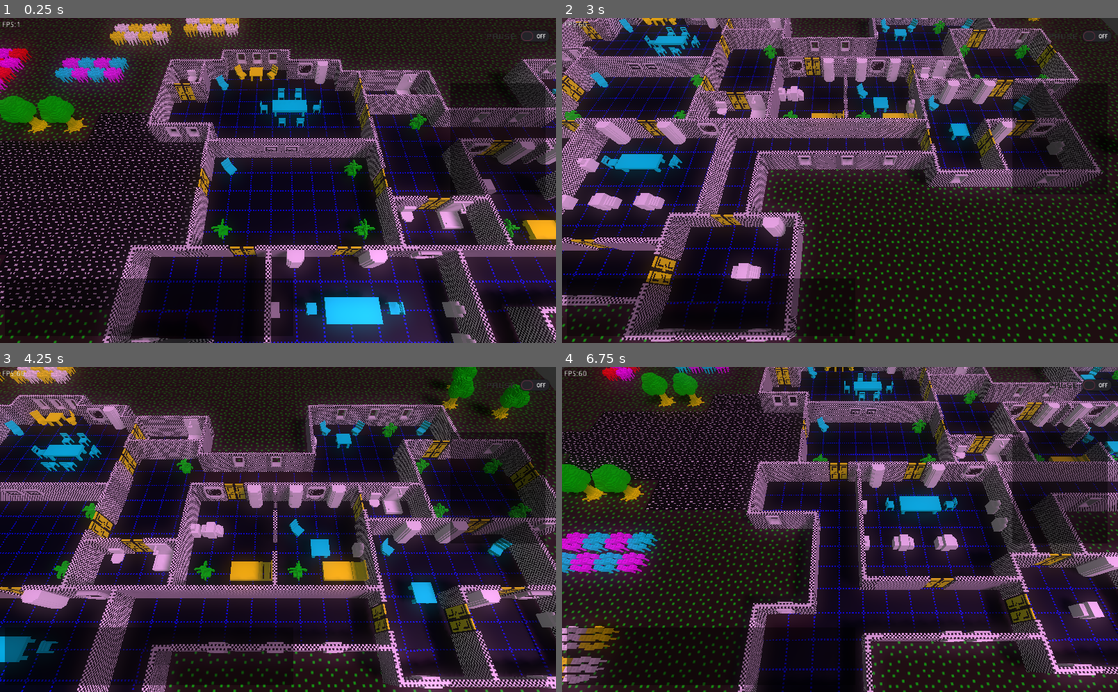
Above: before the commit, frames 1-4 (two rows, left to right).
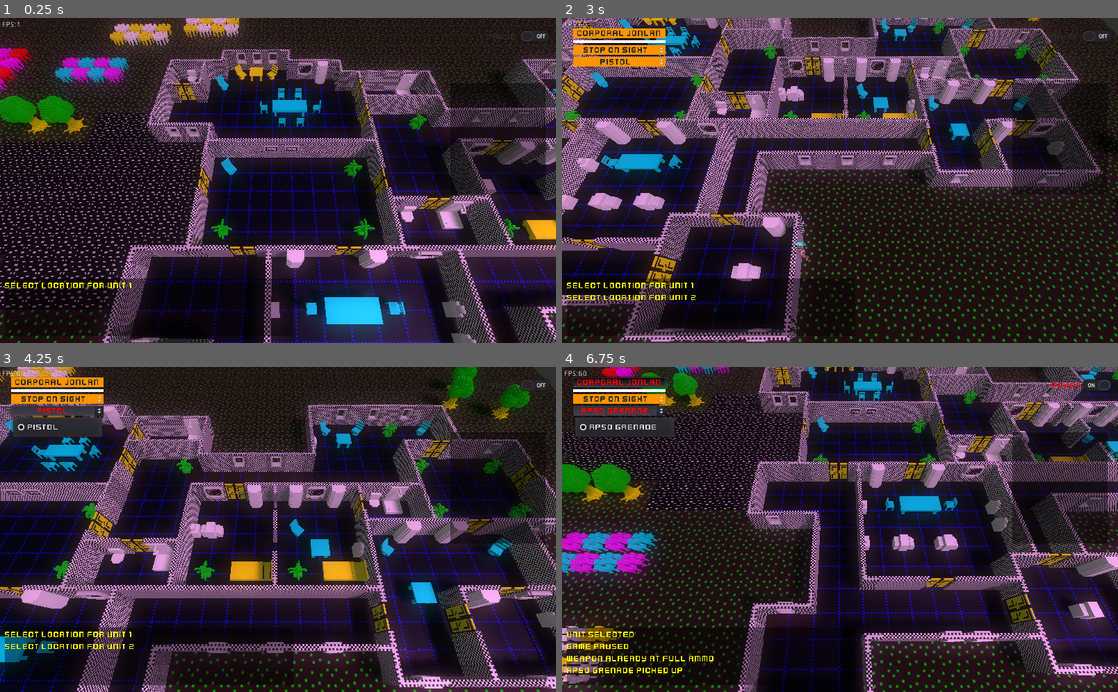
Above: after the commit, the same moments.

Repository: SteveSmith16384/LaserFodder
Game: Godot game, scene res://Main.tscn
The game is run twice, just before and just after one commit, with the same random seed, the same clock (stepped at 60 frames per second) and the same inputs.
Inputs (mouse positions are in pixels of both pictures, inside the frame that each line leads up to):
- Up to frame 1 (0.25 s): no input
- Up to frame 2 (3 s): move the mouse to (962, 164) at 0.52 s; hold D (right) 0.53-1.28 s; tap E (drop) at 0.6, 1.55, 2.1 s; click (962, 164) at 0.67 s; tap Q (pickup) at 0.8, 1.35, 2.3, 2.85 s; move the mouse to (728, 196) at 1.27 s; hold S (down) 1.28-2.03 s; move the mouse to (895, 109) at 2.02 s; hold D (right) 2.03-2.78 s; move the mouse to (812, 245) at 2.77 s; hold W (up) from 2.78 s (still down); click (812, 245) at 2.92 s
- Up to frame 3 (4.25 s): tap E (drop) at 3.05 s; release W (up) at 3.5 s; click (55, 412) at 3.5 s, where only the run after the commit has a clickable "Pistol"
- Up to frame 4 (6.75 s): move the mouse to (1006, 578) at 4.27 s; hold A (left) 4.28-5.78 s; tap 1 (unit_1) at 4.35 s; tap Q (pickup) at 4.55, 6.05 s; tap P (pause) at 4.9 s; move the mouse to (673, 480) at 5.02 s; tap 2 (unit_2) at 5.1 s; tap E (drop) at 5.3 s; tap R (reload) at 5.65 s; move the mouse to (867, 529) at 5.77 s; hold S (down) 5.78-6.5 s; tap 3 (unit_3) at 5.85 s; click (867, 529) at 5.92 s; click (617, 412) at 6.5 s, where only the run after the commit has a clickable "AP50 Grenade"

The runs differ from the first frame. In frame 1, 0.2% of the frame differs, in the area x 0-24%, y 81-84%; in frame 2, 1.9%; in frame 3, 2.4%; in frame 4, 3.1%, in the area x 0-99%, y 2-95%.
Error before the commit: Parse Error: The method "_pickup" isn't declared in the current class. (res://GameScene.gd:43)
Error after the commit: Invalid call. Nonexistent function 'get_node' in base 'Nil'. (res://GameScene.gd:287)

Commit message:
Refactored pickup and drop

Diff:
--- /dev/null
+++ b/src/Ap50GrenadeOnFloor.tscn
@@ -0,0 +1,23 @@
+[gd_scene load_steps=6 format=2]
+
+[ext_resource path="res://GrenadeMesh.tscn" type="PackedScene" id=1]
+[ext_resource path="res://components/CanBeSelected.tscn" type="PackedScene" id=2]
+[ext_resource path="res://components/CanBePickedUp.tscn" type="PackedScene" id=3]
+[ext_resource path="res://components/OnlyVisibleWhenInView.tscn" type="PackedScene" id=4]
+[ext_resource path="res://components/IsItem.tscn" type="PackedScene" id=5]
+
+[node name="Ap50GrenadeOnFloor" type="Spatial"]
+
+[node name="CanBePickedUp" parent="." instance=ExtResource( 3 )]
+equipment_type = 3
+
+[node name="GrenadeMesh" parent="." instance=ExtResource( 1 )]
+transform = Transform( 1, 0, 0, 0, 1, 0, 0, 0, 1, 0, 0.145121, 0 )
+
+[node name="CanBeSelected" parent="." instance=ExtResource( 2 )]
+
+[node name="OnlyVisibleWhenInView" parent="." instance=ExtResource( 4 )]
+
+[node name="IsItem" parent="." instance=ExtResource( 5 )]
+equipment_type = 3
+one_off_shot = true
--- a/src/CarriedAP100Grenade.tscn
+++ b/src/CarriedAP100Grenade.tscn
@@ -6,7 +6,7 @@
 [node name="CarriedAP100Grenade" type="Node"]
 
 [node name="IsItem" parent="." instance=ExtResource( 1 )]
-item_name = "Grenade"
+equipment_type = 4
 one_off_shot = true
 
 [node name="IsGrenade" parent="." instance=ExtResource( 2 )]
--- a/src/CarriedAP25Grenade.tscn
+++ b/src/CarriedAP25Grenade.tscn
@@ -6,7 +6,7 @@
 [node name="CarriedAP25Grenade" type="Node"]
 
 [node name="IsItem" parent="." instance=ExtResource( 1 )]
-item_name = "Grenade"
+equipment_type = 2
 one_off_shot = true
 
 [node name="IsGrenade" parent="." instance=ExtResource( 2 )]
--- a/src/CarriedAP50Grenade.tscn
+++ b/src/CarriedAP50Grenade.tscn
@@ -6,7 +6,7 @@
 [node name="CarriedAP50Grenade" type="Node"]
 
 [node name="IsItem" parent="." instance=ExtResource( 1 )]
-item_name = "Grenade"
+equipment_type = 3
 one_off_shot = true
 
 [node name="IsGrenade" parent="." instance=ExtResource( 2 )]
--- a/src/CarriedAutogun.tscn
+++ b/src/CarriedAutogun.tscn
@@ -12,4 +12,4 @@
 bullet_class = ExtResource( 3 )
 
 [node name="IsItem" parent="." instance=ExtResource( 1 )]
-item_name = "Autogun"
+equipment_type = 1
--- a/src/CarriedLasPack.tscn
+++ b/src/CarriedLasPack.tscn
@@ -5,4 +5,3 @@
 [node name="CarriedLasPack" type="Node"]
 
 [node name="IsItem" parent="." instance=ExtResource( 1 )]
-item_name = "Las Pack"
--- a/src/CarriedMediKit.tscn
+++ b/src/CarriedMediKit.tscn
@@ -6,7 +6,6 @@
 [node name="CarriedMediKit" type="Node"]
 
 [node name="IsItem" parent="." instance=ExtResource( 1 )]
-item_name = "MediKit"
-one_off = true
+equipment_type = 5
 
 [node name="IsMediKit" parent="." instance=ExtResource( 2 )]
--- a/src/CarriedPistol.tscn
+++ b/src/CarriedPistol.tscn
@@ -14,4 +14,3 @@
 bullet_class = ExtResource( 4 )
 
 [node name="IsItem" parent="." instance=ExtResource( 3 )]
-item_name = "Pistol"
--- a/src/CarriedRocket.tscn
+++ b/src/CarriedRocket.tscn
@@ -6,7 +6,7 @@
 [node name="CarriedRocket" type="Node"]
 
 [node name="IsItem" parent="." instance=ExtResource( 1 )]
-item_name = "Rocket"
+equipment_type = 7
 
 [node name="IsAmmo" parent="." instance=ExtResource( 2 )]
 ammo_type = 1
--- a/src/CarriedRocketLauncher.tscn
+++ b/src/CarriedRocketLauncher.tscn
@@ -7,7 +7,7 @@
 [node name="CarriedRocketLauncher" type="Node"]
 
 [node name="IsItem" parent="." instance=ExtResource( 1 )]
-item_name = "Rocket Launcher"
+equipment_type = 6
 one_off_shot = true
 
 [node name="IsGun" parent="." instance=ExtResource( 2 )]
--- a/src/CreateEquipment.gd
+++ b/src/CreateEquipment.gd
@@ -1,7 +1,5 @@
 class_name CreateEquipment
 extends Node
-
-enum EquipType { Pistol, Autogun, AP25, AP50, AP100, MediKit, RocketLauncher, Rocket }
 
 const carriedpistol_class = preload("res://CarriedPistol.tscn")
 const carriedautogun_class = preload("res://CarriedAutogun.tscn")
@@ -13,24 +11,76 @@
 const carriedmedikit_class = preload("res://CarriedMediKit.tscn")
 const carriedrocket_class = preload("res://CarriedRocket.tscn")
 
+#const ap50grenadeonfloor_class = preload("res://Ap50GrenadeOnFloor.tscn")
 
-static func get_equipment(type: int):
+
+static func create_carried_equipment(type: int):
 	match type:
-		EquipType.Pistol:
+		Globals.EquipType.Pistol:
 			return carriedpistol_class.instance()
-		EquipType.Autogun:
+		Globals.EquipType.Autogun:
 			return carriedautogun_class.instance()
-		EquipType.AP25:
+		Globals.EquipType.AP25:
 			return carriedap25grenade_class.instance()
-		EquipType.AP50:
+		Globals.EquipType.AP50:
 			return carriedap50grenade_class.instance()
-		EquipType.AP100:
+		Globals.EquipType.AP100:
 			return carriedap100grenade_class.instance()
-		EquipType.MediKit:
+		Globals.EquipType.MediKit:
 			return carriedmedikit_class.instance()
-		EquipType.RocketLauncher:
+		Globals.EquipType.RocketLauncher:
 			return carriedrocketlauncher_class.instance()
-		EquipType.Rocket:
+		Globals.EquipType.Rocket:
 			return carriedrocket_class.instance()
 		_:
 			push_error("Unknown type:" + str(type))
+	pass
+
+
+static func create_dropped_equipment(type: int):
+	var ap50grenadeonfloor_class = load("res://Ap50GrenadeOnFloor.tscn")
+	match type:
+		Globals.EquipType.Pistol:
+			return ap50grenadeonfloor_class.instance() # todo
+		Globals.EquipType.Autogun:
+			return ap50grenadeonfloor_class.instance() # todo
+		Globals.EquipType.AP25:
+			return ap50grenadeonfloor_class.instance() # todo
+		Globals.EquipType.AP50:
+			return ap50grenadeonfloor_class.instance()
+		Globals.EquipType.AP100:
+			return ap50grenadeonfloor_class.instance() # todo
+		Globals.EquipType.MediKit:
+			return ap50grenadeonfloor_class.instance() # todo
+		Globals.EquipType.RocketLauncher:
+			return ap50grenadeonfloor_class.instance() # todo
+		Globals.EquipType.Rocket:
+			return ap50grenadeonfloor_class.instance() # todo
+		_:
+			push_error("Unknown type:" + str(type))
+			return null
+	pass
+
+
+static func get_item_name(type:int) -> String:
+	match type:
+		Globals.EquipType.Pistol:
+			return "Pistol"
+		Globals.EquipType.Autogun:
+			return "Autogun"
+		Globals.EquipType.AP25:
+			return "AP25 Grenade"
+		Globals.EquipType.AP50:
+			return "AP50 Grenade"
+		Globals.EquipType.AP100:
+			return "AP100 Grenade"
+		Globals.EquipType.MediKit:
+			return "Medikit"
+		Globals.EquipType.RocketLauncher:
+			return "Rocket Launcher"
+		Globals.EquipType.Rocket:
+			return "Rocket"
+		_:
+			push_error("Unknown type:" + str(type))
+			return "nulUnknown"
+	pass
--- a/src/EnemyDroid.tscn
+++ b/src/EnemyDroid.tscn
@@ -114,7 +114,6 @@
 bullet_colour = Color( 1, 0, 0, 1 )
 
 [node name="CheckCanSeeRay" parent="." instance=ExtResource( 7 )]
-transform = Transform( 1, 0, 0, 0, 1, 0, 0, 0, 1, 0, 1, 0 )
 
 [node name="UnitData" parent="." instance=ExtResource( 11 )]
 
--- a/src/EventBus.gd
+++ b/src/EventBus.gd
@@ -3,6 +3,7 @@
 signal explosion
 signal player_selected
 signal append_log
+#signal item_dropped
 
 func explosion(pos:Vector3, rad:float, dmg:float):
 	emit_signal("explosion", pos, rad, dmg)
@@ -15,5 +16,10 @@
 
 
 func append_log(s:String):
-	emit_signal(s)
+	emit_signal("append_log", s)
 	pass
+
+
+#func item_dropped(item):
+#	emit_signal("item_dropped", item)
+#	pass
--- a/src/GameScene.gd
+++ b/src/GameScene.gd
@@ -14,6 +14,7 @@
 func _ready():
 	EventBus.connect("explosion", self, "_on_explosion")
 	EventBus.connect("player_selected", self, "_on_player_selected")
+	#EventBus.connect("item_dropped", self, "_on_item_dropped")
 
 	append_log("Select location for unit " + str(6-units_left_to_deploy))
 	pass
@@ -261,3 +262,33 @@
 		selected_unit.emit_signal_equipment_changed()
 		break
 	pass
+
+
+func _pickup():
+	var can_carry = selected_unit.get_node("CanCarry")
+
+	var can_pick_up = selected_unit.get_node("CanPickUp")
+	for area in can_pick_up.areas:
+		var item = area.get_parent()
+		var is_item:IsItem = item.get_node("IsItem")
+		var eq = CreateEquipment.create_carried_equipment(is_item.equipment_type)
+		can_carry.items.push_back(eq)
+		selected_unit.emit_signal_equipment_changed()
+
+		EventBus.append_log(CreateEquipment.get_item_name(is_item.equipment_type) + " picked up")
+
+		item.queue_free()
+		pass
+
+	pass
+
+
+func _drop():
+	var can_carry:CanCarry = selected_unit.get_node("CanCarry")
+	var item = can_carry.current_item
+	var is_item:IsItem = item.get_node("IsItem")
+	var eq:Spatial = CreateEquipment.create_dropped_equipment(is_item.equipment_type)
+	eq.translation = selected_unit.translation
+	$SternersHouse.add_child(eq)
+	can_carry.items.erase(can_carry.current_item)
+	pass
--- a/src/Globals.gd
+++ b/src/Globals.gd
@@ -21,6 +21,9 @@
 enum GameStage {DEPLOYMENT, IN_GAME}
 var game_stage : int = GameStage.DEPLOYMENT
 
+enum EquipType { Pistol, Autogun, AP25, AP50, AP100, MediKit, RocketLauncher, Rocket, DroidLaser, LasPack }
+
+
 
 func _ready():
 	rnd = RandomNumberGenerator.new()
@@ -36,12 +39,3 @@
 		3: return "Private Anderson"
 		_: return "Private Stone"
 	pass
-
-
-#func face(us: Spatial, player:Spatial, delta:float):
-#	var us_pos = self.translation
-#	var them_pos = player.translation
-#	var wtransform = us.global_transform.looking_at(Vector3(them_pos.x, us_pos.y ,them_pos.z),Vector3(0,1,0))
-#	var wrotation = Quat(us.global_transform.basis).slerp(Quat(wtransform.basis), delta*5)
-#	us.global_transform = Transform(Basis(wrotation), us.global_transform.origin)
-#	pass
--- a/src/GrenadeOnFloor.tscn
+++ /dev/null
@@ -1,18 +0,0 @@
-[gd_scene load_steps=5 format=2]
-
-[ext_resource path="res://components/CanBePickedUp.tscn" type="PackedScene" id=1]
-[ext_resource path="res://GrenadeMesh.tscn" type="PackedScene" id=2]
-[ext_resource path="res://components/CanBeSelected.tscn" type="PackedScene" id=3]
-[ext_resource path="res://components/OnlyVisibleWhenInView.tscn" type="PackedScene" id=4]
-
-[node name="GrenadeOnFloor" type="Spatial"]
-
-[node name="CanBePickedUp" parent="." instance=ExtResource( 1 )]
-equipment_type = 3
-
-[node name="GrenadeMesh" parent="." instance=ExtResource( 2 )]
-transform = Transform( 1, 0, 0, 0, 1, 0, 0, 0, 1, 0, 0.145121, 0 )
-
-[node name="CanBeSelected" parent="." instance=ExtResource( 3 )]
-
-[node name="OnlyVisibleWhenInView" parent="." instance=ExtResource( 4 )]
--- a/src/PlayerUnit.gd
+++ b/src/PlayerUnit.gd
@@ -6,20 +6,20 @@
 onready var model = $Rotator/Spacesuit
 
 func _ready():
-	var pistol = CreateEquipment.get_equipment(CreateEquipment.EquipType.Pistol)
+	var pistol = CreateEquipment.create_carried_equipment(Globals.EquipType.Pistol)
 	$CanCarry.items.push_back(pistol)
 	$CanCarry.current_item = $CanCarry.get_first_gun()
 
-#	var grenade = CreateEquipment.get_equipment(CreateEquipment.EquipType.AP50)
+#	var grenade = CreateEquipment.create_carried_equipment(Globals.EquipType.AP50)
 #	$CanCarry.items.push_back(grenade)
 
-#	var medikit = CreateEquipment.get_equipment(CreateEquipment.EquipType.MediKit)
+#	var medikit = CreateEquipment.create_carried_equipment(Globals.EquipType.MediKit)
 #	$CanCarry.items.push_back(medikit)
 
-#	var rocketlauncher = CreateEquipment.get_equipment(CreateEquipment.EquipType.RocketLauncher)
+#	var rocketlauncher = CreateEquipment.create_carried_equipment(Globals.EquipType.RocketLauncher)
 #	$CanCarry.items.push_back(rocketlauncher)
 
-#	var rocket = CreateEquipment.get_equipment(CreateEquipment.EquipType.Rocket)
+#	var rocket = CreateEquipment.create_carried_equipment(Globals.EquipType.Rocket)
 #	$CanCarry.items.push_back(rocket)
 
 	model.idle()
--- a/src/PlayerUnit.tscn
+++ b/src/PlayerUnit.tscn
@@ -1,8 +1,9 @@
-[gd_scene load_steps=16 format=2]
+[gd_scene load_steps=17 format=2]
 
 [ext_resource path="res://character_scenes/Spacesuit.tscn" type="PackedScene" id=1]
 [ext_resource path="res://PlayerUnit.gd" type="Script" id=2]
 [ext_resource path="res://components/CanBeSelected.tscn" type="PackedScene" id=3]
+[ext_resource path="res://components/CanPickUp.tscn" type="PackedScene" id=4]
 [ext_resource path="res://components/CheckCanSeeRay.tscn" type="PackedScene" id=5]
 [ext_resource path="res://DebuggingSphere.tscn" type="PackedScene" id=6]
 [ext_resource path="res://BloodSplatter.tscn" type="PackedScene" id=7]
@@ -70,6 +71,8 @@
 
 [node name="UnitData" parent="." instance=ExtResource( 14 )]
 
+[node name="CanPickUp" parent="." instance=ExtResource( 4 )]
+
 [connection signal="input_event" from="." to="." method="_on_PlayerUnit_input_event"]
 [connection signal="selected" from="CanBeSelected" to="." method="_on_CanBeSelected_selected"]
 [connection signal="killed" from="UnitData" to="." method="_on_UnitData_killed"]
--- a/src/SternersHouse.tscn
+++ b/src/SternersHouse.tscn
@@ -20,7 +20,7 @@
 [ext_resource path="res://Scenery/Chair2.tscn" type="PackedScene" id=18]
 [ext_resource path="res://Scenery/Wall_Window.tscn" type="PackedScene" id=19]
 [ext_resource path="res://Scenery/Picture.tscn" type="PackedScene" id=20]
-[ext_resource path="res://GrenadeOnFloor.tscn" type="PackedScene" id=21]
+[ext_resource path="res://Ap50GrenadeOnFloor.tscn" type="PackedScene" id=21]
 [ext_resource path="res://SternersHouse.gd" type="Script" id=22]
 [ext_resource path="res://Scenery/Toilet.tscn" type="PackedScene" id=23]
 [ext_resource path="res://Scenery/Shower.tscn" type="PackedScene" id=24]
--- a/src/UI/UnitUIControl.gd
+++ b/src/UI/UnitUIControl.gd
@@ -58,11 +58,11 @@
 	var is_gun:IsGun = item.find_node("IsGun", false)
 	if is_gun != null:
 		if is_gun.infinite_ammo:
-			return is_item.item_name
+			return CreateEquipment.get_item_name(is_item.equipment_type)
 		else:
-			return is_item.item_name + " " + str(is_gun.get_ammo()) + "/" + str(is_gun.max_ammo)
+			return CreateEquipment.get_item_name(is_item.equipment_type) + " " + str(is_gun.get_ammo()) + "/" + str(is_gun.max_ammo)
 	else:
-		return is_item.item_name
+		return CreateEquipment.get_item_name(is_item.equipment_type)
 
 
 func _on_CarriedItems_item_selected(index):
--- a/src/components/CanBePickedUp.gd
+++ b/src/components/CanBePickedUp.gd
@@ -1,19 +1,9 @@
 extends Area
 
-export (CreateEquipment.EquipType) var equipment_type
+func _ready():
+	self.add_to_group("can_be_picked_up")
+	pass
 
-func _on_CanBePickedUp_body_entered(body):
-	if body.is_in_group("player"):
-		var can_carry = body.get_node("CanCarry")
-		if can_carry == null:
-			return
-		var eq = CreateEquipment.get_equipment(equipment_type)
-		can_carry.items.push_back(eq)
-		body.emit_signal_equipment_changed()
-
-		EventBus.append_log(eq.get_node("IsItem").item_name + " picked up")
-
-		get_parent().queue_free()
-		pass
-
+func _on_CanBePickedUp_body_entered(_body):
+	# todo -append log
 	pass
--- /dev/null
+++ b/src/components/CanPickUp.gd
@@ -0,0 +1,14 @@
+extends Area
+
+var areas = []
+
+func _on_CanPickUp_area_entered(area):
+	if area.is_in_group("can_be_picked_up"):
+		areas.push_back(area)
+	pass
+
+
+func _on_CanPickUp_area_exited(area):
+	if area.is_in_group("can_be_picked_up"):
+		areas.erase(area)
+	pass
--- /dev/null
+++ b/src/components/CanPickUp.tscn
@@ -0,0 +1,14 @@
+[gd_scene load_steps=3 format=2]
+
+[ext_resource path="res://components/CanPickUp.gd" type="Script" id=1]
+
+[sub_resource type="SphereShape" id=1]
+
+[node name="CanPickUp" type="Area"]
+script = ExtResource( 1 )
+
+[node name="CollisionShape" type="CollisionShape" parent="."]
+shape = SubResource( 1 )
+
+[connection signal="area_entered" from="." to="." method="_on_CanPickUp_area_entered"]
+[connection signal="area_exited" from="." to="." method="_on_CanPickUp_area_exited"]
--- a/src/components/IsItem.gd
+++ b/src/components/IsItem.gd
@@ -1,5 +1,6 @@
 class_name IsItem
 extends Node
 
-export var item_name : String
+export (Globals.EquipType) var equipment_type
+#export var item_name : String
 export var one_off_shot = false
